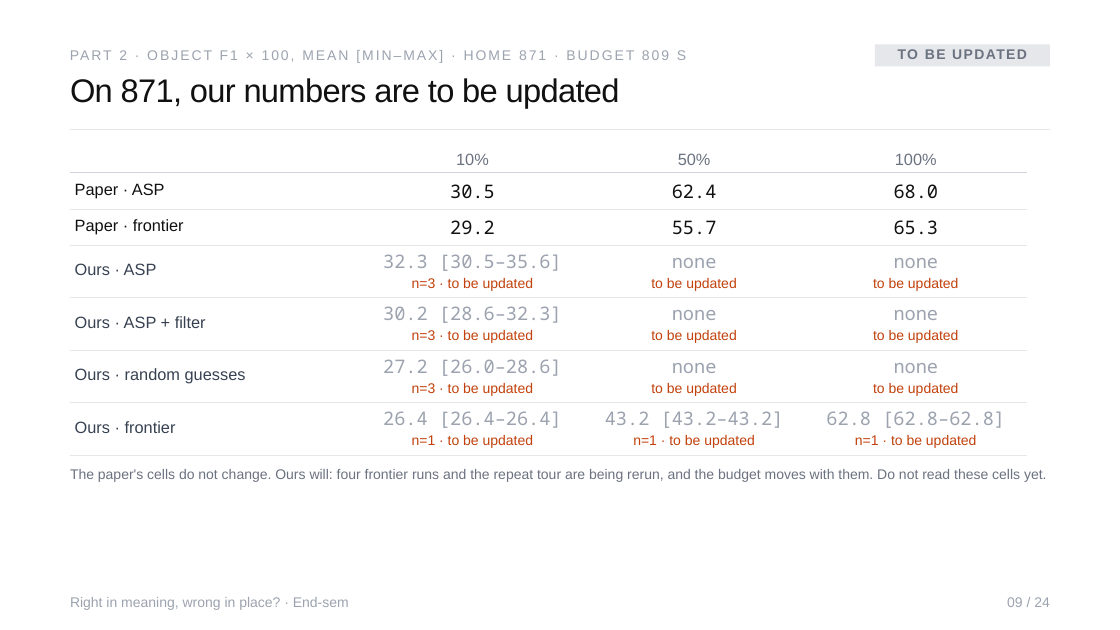
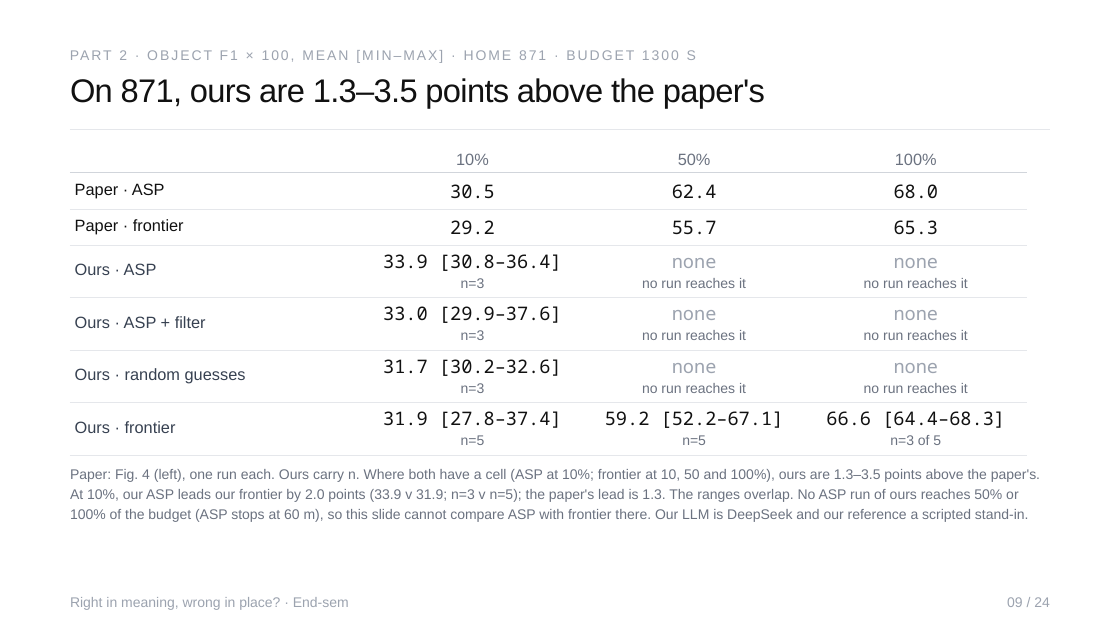
Before and after one commit to Sher110106/validity-aware-active-semantic-exploration, a slide deck: slide 9 of docs/endsem_2026-11/ASP_Endsem.pptx. Drawn at 1120x630 pixels with LibreOffice and Linux fonts; fonts in the diff are those of the drawing. Boxes give left, top, right and bottom in pixels: in the first picture for what was removed or moved away, otherwise in the second. Text is boxed around its words. In the diff, an @@ line names an element or a change of style, - is before the commit and + after.

```diff
--- a/docs/endsem_2026-11/ASP_Endsem.pptx
+++ b/docs/endsem_2026-11/ASP_Endsem.pptx
@@ text at [119,50,696,60]: text changed @@
-PART 2 · OBJECT F1 × 100, MEAN [MIN–MAX] · HOME 871 · BUDGET 809 S
+PART 2 · OBJECT F1 × 100, MEAN [MIN–MAX] · HOME 871 · BUDGET 1300 S
@@ rectangle removed at [875,45,1050,66] @@
-TO BE UPDATED
@@ text at [70,78,765,108]: text changed @@
-On 871, our numbers are to be updated
+On 871, ours are 1.3–3.5 points above the paper's
@@ text at [383,254,562,271]: text changed; text colour #9CA3AF to #111111 @@
-32.3 [30.5–35.6]
+33.9 [30.8–36.4]
@@ text at [461,278,485,288]: text changed; text colour #C2410C to #6B7280 @@
-n=3 · to be updated
+n=3
@@ text at [642,278,746,288]: text changed; text colour #C2410C to #6B7280 @@
-to be updated
+no run reaches it
@@ text at [864,278,968,288]: text changed; text colour #C2410C to #6B7280 @@
-to be updated
+no run reaches it
@@ text at [383,306,562,323]: text changed; text colour #9CA3AF to #111111 @@
-27.2 [26.0–28.6]
+33.0 [29.9–37.6]
@@ text at [383,359,562,376]: text changed; text colour #9CA3AF to #111111 @@
-30.2 [28.6–32.3]
+31.7 [30.2–32.6]
@@ text at [461,330,485,340]: text changed; text colour #C2410C to #6B7280 @@
-n=3 · to be updated
+n=3
@@ text at [642,330,746,340]: text changed; text colour #C2410C to #6B7280 @@
-to be updated
+no run reaches it
@@ text at [864,330,968,340]: text changed; text colour #C2410C to #6B7280 @@
-to be updated
+no run reaches it
@@ text at [461,383,485,393]: text changed; text colour #C2410C to #6B7280 @@
-n=3 · to be updated
+n=3
@@ text at [642,383,746,393]: text changed; text colour #C2410C to #6B7280 @@
-to be updated
+no run reaches it
@@ text at [864,383,968,393]: text changed; text colour #C2410C to #6B7280 @@
-to be updated
+no run reaches it
@@ text at [383,411,562,428]: text changed; text colour #9CA3AF to #111111 @@
-26.4 [26.4–26.4]
+31.9 [27.8–37.4]
@@ text at [605,411,784,428]: text changed; text colour #9CA3AF to #111111 @@
-43.2 [43.2–43.2]
+59.2 [52.2–67.1]
@@ text at [826,411,1005,428]: text changed; text colour #9CA3AF to #111111 @@
-62.8 [62.8–62.8]
+66.6 [64.4–68.3]
@@ text at [461,435,485,445]: text changed; text colour #C2410C to #6B7280 @@
-n=1 · to be updated
+n=5
@@ text at [682,435,706,445]: text changed; text colour #C2410C to #6B7280 @@
-n=1 · to be updated
+n=5
@@ text at [890,435,941,445]: text changed; text colour #C2410C to #6B7280 @@
-n=1 · to be updated
+n=3 of 5
@@ text removed at [70,469,1046,482] @@
-The paper's cells do not change. Ours will: four frontier runs and the repeat tour are being rerun, and the budget moves with them. Do not read these cells yet.
@@ text added at [70,469,1040,522], 12 pt, text #6B7280 @@
+Paper: Fig. 4 (left), one run each. Ours carry n. Where both have a cell (ASP at 10%; frontier at 10, 50 and 100%), ours are 1.3–3.5 points above the paper's. At 10%, our ASP leads our frontier by 2.0 points (33.9 v 31.9; n=3 v n=5); the paper's lead is 1.3. The ranges overlap. No ASP run of ours reaches 50% or 100% of the budget (ASP stops at 60 m), so this slide cannot compare ASP with frontier there. Our LLM is DeepSeek and our reference a scripted stand-in.
```
Also in this commit, not shown: 4 other slides changed, 6 other files.
